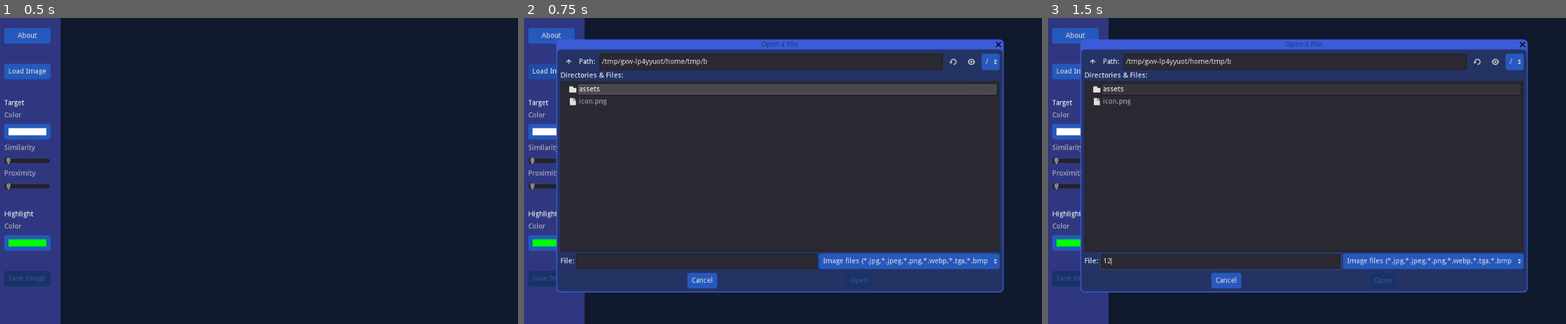
Above: before the commit, frames 1-3 (left to right).
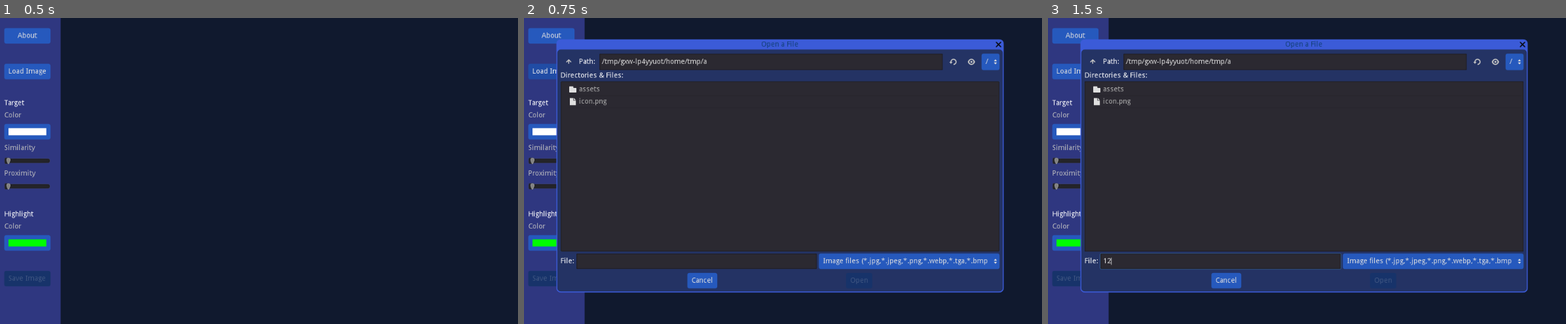
Above: after the commit, the same moments.

Repository: andrew-wilkes/color-replacement-brush
Game: Godot game, scene res://Main.tscn
The game is run twice, just before and just after one commit, with the same random seed, the same clock (stepped at 60 frames per second) and the same inputs.
Inputs (mouse positions are in pixels of both pictures, inside the frame that each line leads up to):
- Up to frame 1 (0.5 s): no input
- Up to frame 2 (0.75 s): click "Load Image" at 0.5 s
- Up to frame 3 (1.5 s): click (1218, 262) at 1.27 s; type "12" at 1.35 s

Frame 1 is identical in both runs. In frame 2, 2.8% of the frame differs, in the area x 10-92%, y 13-25%; in frame 3, 0.2%.

Commit message:
Make file dialog have no current file

Diff:
--- a/src/Main.gd
+++ b/src/Main.gd
@@ -162,6 +162,7 @@
 	file_dialog.current_path = ""
 	file_dialog.current_file = ""
 	file_dialog.popup_centered()
+	file_dialog.deselect_items()
 
 
 func _on_FileDialog_file_selected(path):
